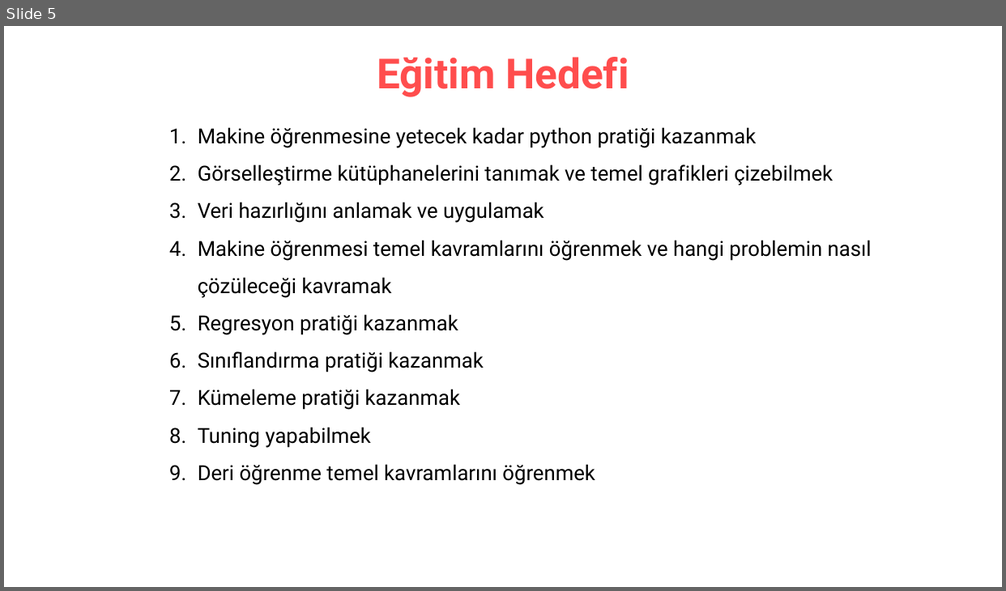
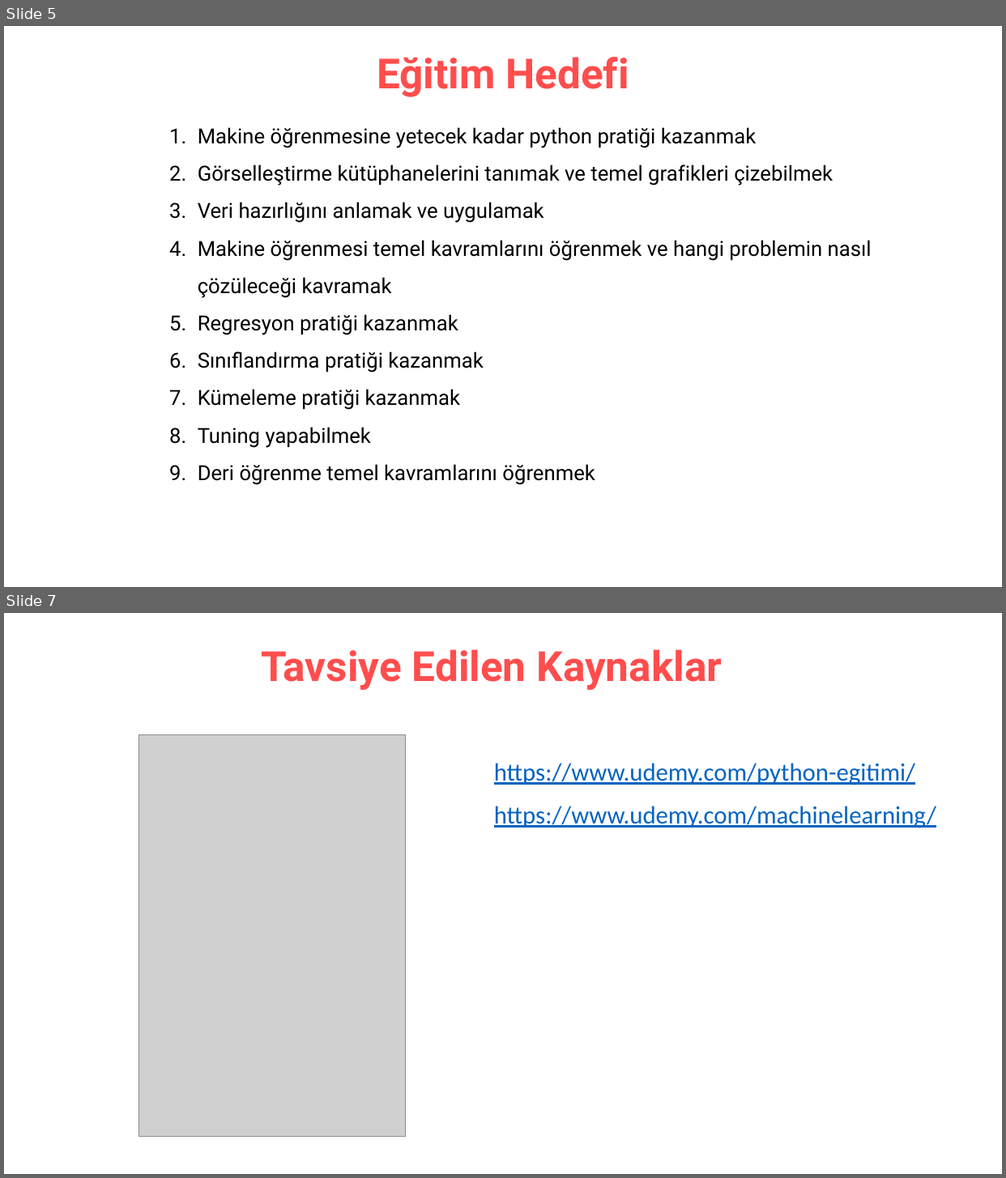
Before and after one commit to erkansirin78/machine-learning-with-python, a slide deck: opening_remarks.pptx. Shown one above the other, each under a label of ours: slide 5 before the commit, slides 5 and 7 after it; the slides between them are not shown. The pictures are 1006x591 and 1006x1178 pixels, drawn with LibreOffice and Linux fonts; fonts in the diff are those of the drawing; grey boxes stand for pictures. Boxes give left, top, right and bottom in pixels: in the first picture for what was removed or moved away, otherwise in the second. Text is boxed around its words. In the diff, an @@ line names an element or a change of style, - is before the commit and + after.

Commit message:
egitim oncesi duzenleme

```diff
--- a/opening_remarks.pptx
+++ b/opening_remarks.pptx
@@ slide 7 added at <box>4,613,1002,1174</box>, background #FFFFFF @@
@@ title added at <box>261,649,722,690</box>, 40 pt, text #FF4D4D, bold @@
+Tavsiye Edilen Kaynaklar
@@ picture added at <box>139,735,406,1137</box> @@
@@ text added at <box>494,763,915,786</box>, 24 pt, text #0563C1, underline @@
+https://www.udemy.com/python-egitimi/
@@ text added at <box>494,806,936,828</box>, 24 pt, text #0563C1, underline @@
+https://www.udemy.com/machinelearning/
```
Also in this commit, not shown: 1 other slide added, 15 other files.
